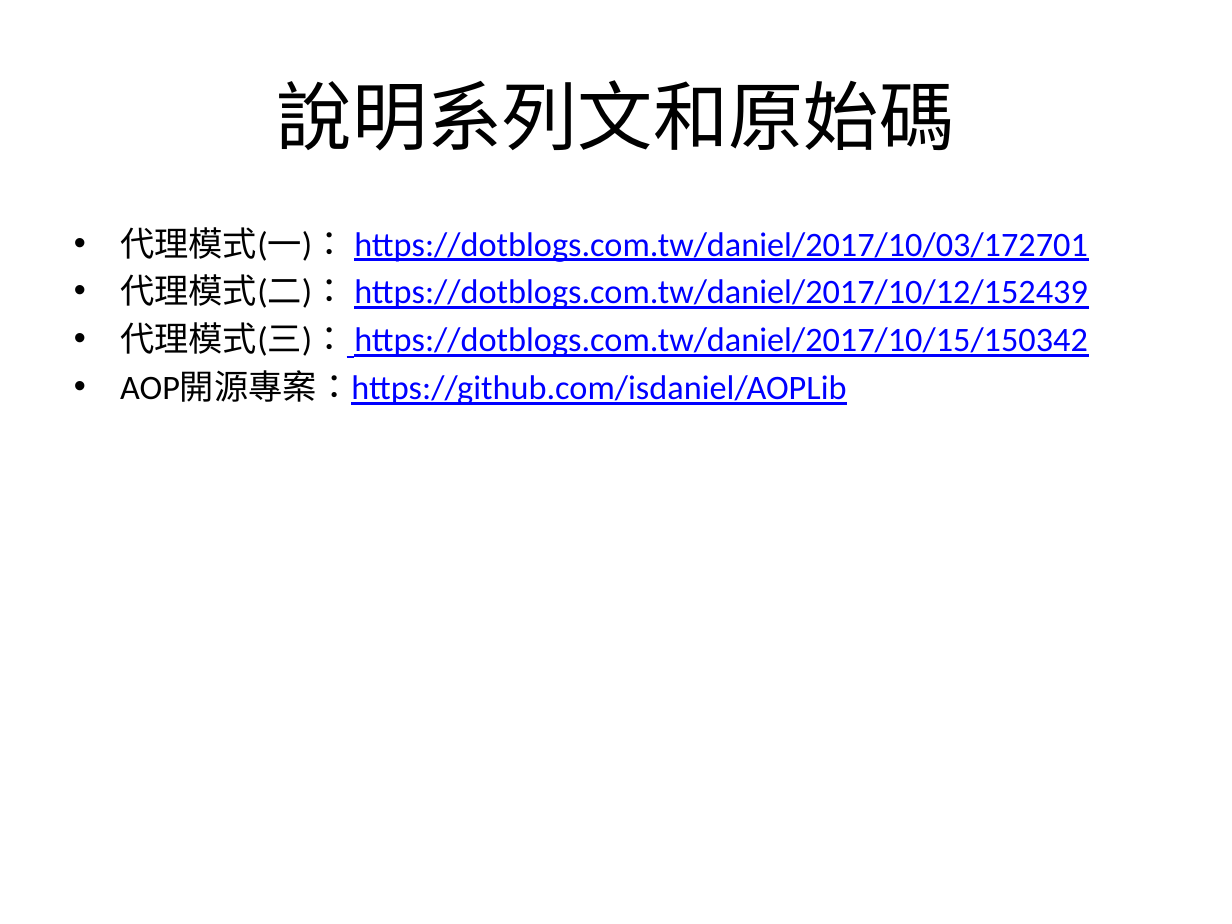
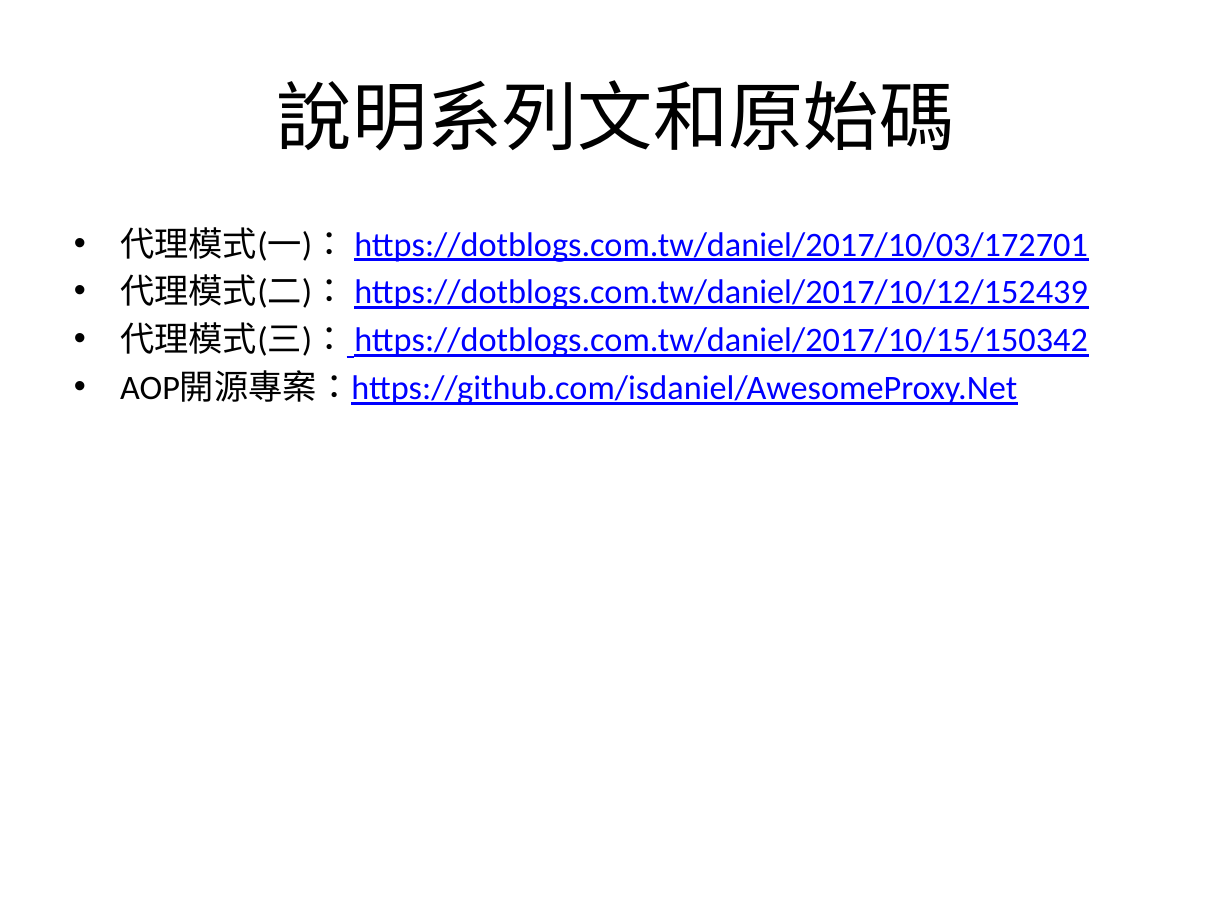
Before and after one commit to isdaniel/AwesomeProxy.Net, a slide deck: slide 12 of file/AOP_介紹PPT.pptx (slide 14 before the commit). Drawn at 1232x924 pixels with LibreOffice and Linux fonts; fonts in the diff are those of the drawing. Boxes give left, top, right and bottom in pixels: in the first picture for what was removed or moved away, otherwise in the second. Text is boxed around its words. In the diff, an @@ line names an element or a change of style, - is before the commit and + after.

```diff
--- a/file/AOP_介紹PPT.pptx
+++ b/file/AOP_介紹PPT.pptx
@@ text at (120,371,1017,405): text changed @@
-• AOP開源專案：https://github.com/isdaniel/AOPLib
+• AOP開源專案：https://github.com/isdaniel/AwesomeProxy.Net
```
Also in this commit, not shown: 1 other slide changed, 2 slides removed, 29 other files.
